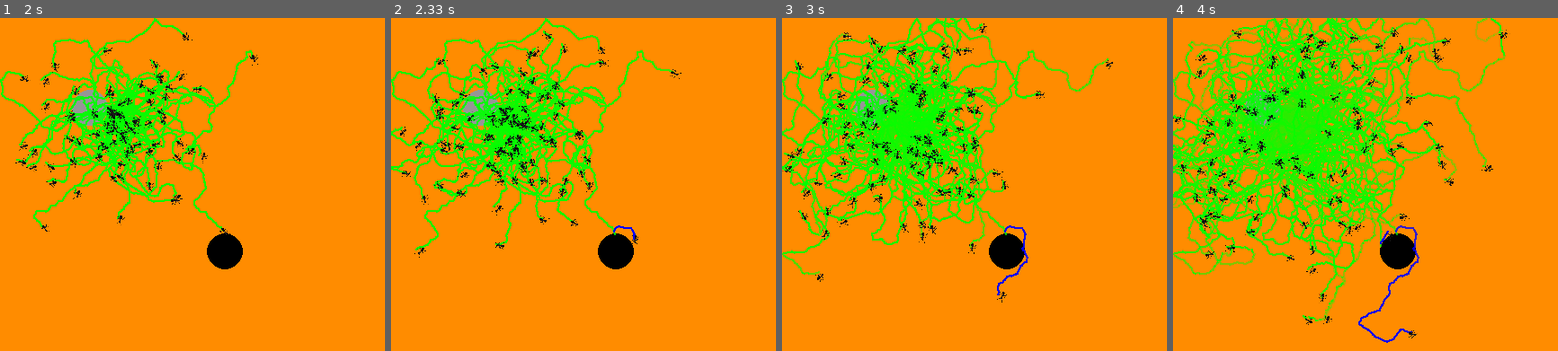
Above: before the commit, frames 1-4 (left to right).
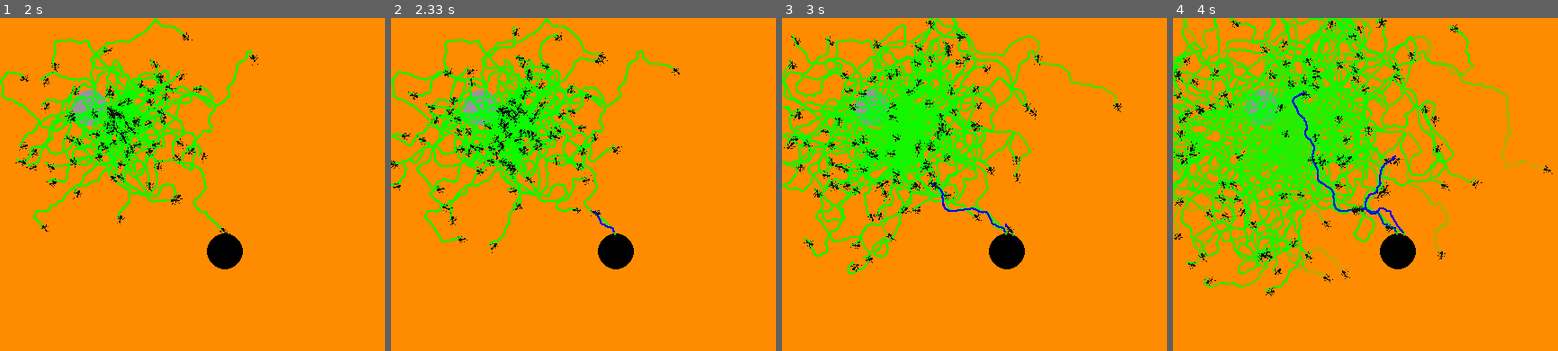
Above: after the commit, the same moments.

Repository: wschopohl/fuh-ants
Game: pygame game, started from Johannes/main.py
Same seed, same stepped clock (60 frames per second), same inputs: the game is played once before the commit and once after it.
Inputs:
- Up to frame 1 (2 s): hold Right 0.33-0.8 s
- Up to frame 2 (2.33 s): no input
- Up to frame 3 (3 s): no input
- Up to frame 4 (4 s): no input

Frame 1 is identical in both runs. In frame 2, 6.5% of the frame differs, in the area x 0-76%, y 2-72%; in frame 3, 15%; in frame 4, 27%, in the area x 0-99%, y 0-98%.

Commit message:
lauffaehige Version

Diff:
--- a/Johannes/ant.py
+++ b/Johannes/ant.py
@@ -13,7 +13,7 @@
 
 def simple_sensor(map):
     pos = [(7,4),(7,7),(4,7),(1,7),(1,4),(1,1),(4,1),(7,1)]
-    return [np.sum(get_neighborhood(map,x,4)) for x in pos]
+    return [np.sum(get_neighborhood(map,x,1)) for x in pos]
 
 def dis_pos(a,b):
     return np.sqrt((a[0]-b[0])**2+(a[1]-b[1])**2)
@@ -31,7 +31,7 @@
         self.geschwindigkeit = geschwindigkeit
         self.name = name
         self.vis_obj = vis_obj
-        self.sensor_weite = 10 #"sichtweise" in pixel
+        self.sensor_weite = 4 #"sichtweise" in pixel
         self.trage_obj = None
         self.count_event=0
 
--- a/Johannes/main.py
+++ b/Johannes/main.py
@@ -22,7 +22,7 @@
 # init Grafik
 pygame.init()
 # Bilder
-ameise = pygame.image.load("walking_ant.png")
+ameise = pygame.image.load("Johannes\walking_ant.png")
 
 ameise_frame_h = 248
 ameise_frame_b = 202
